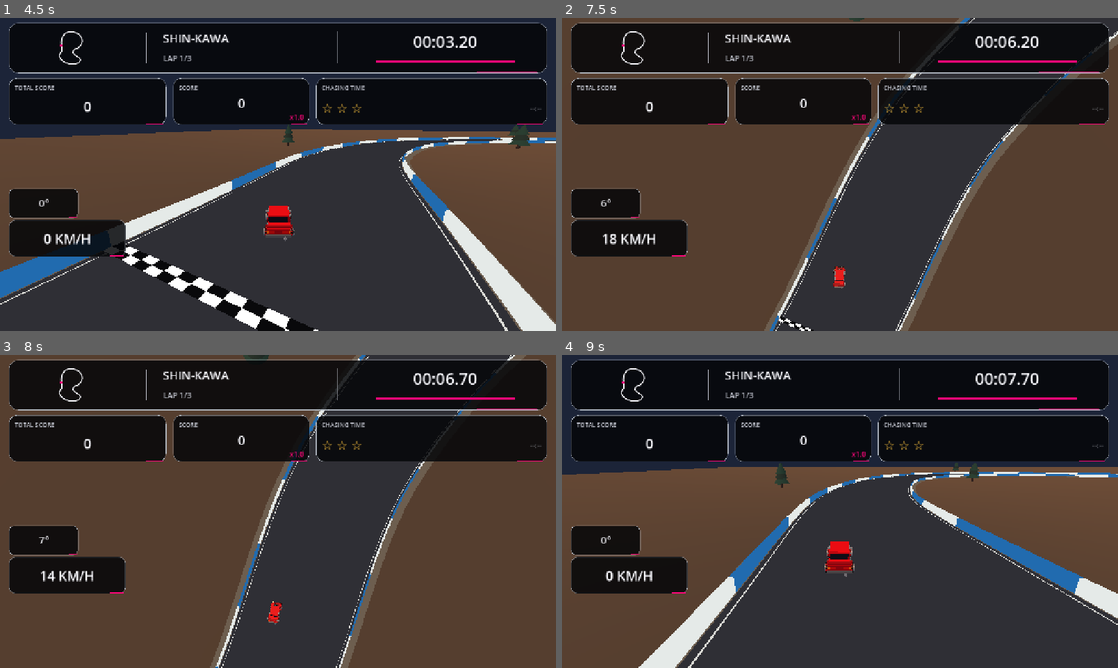
Above: before the commit, frames 1-4 (two rows, left to right).
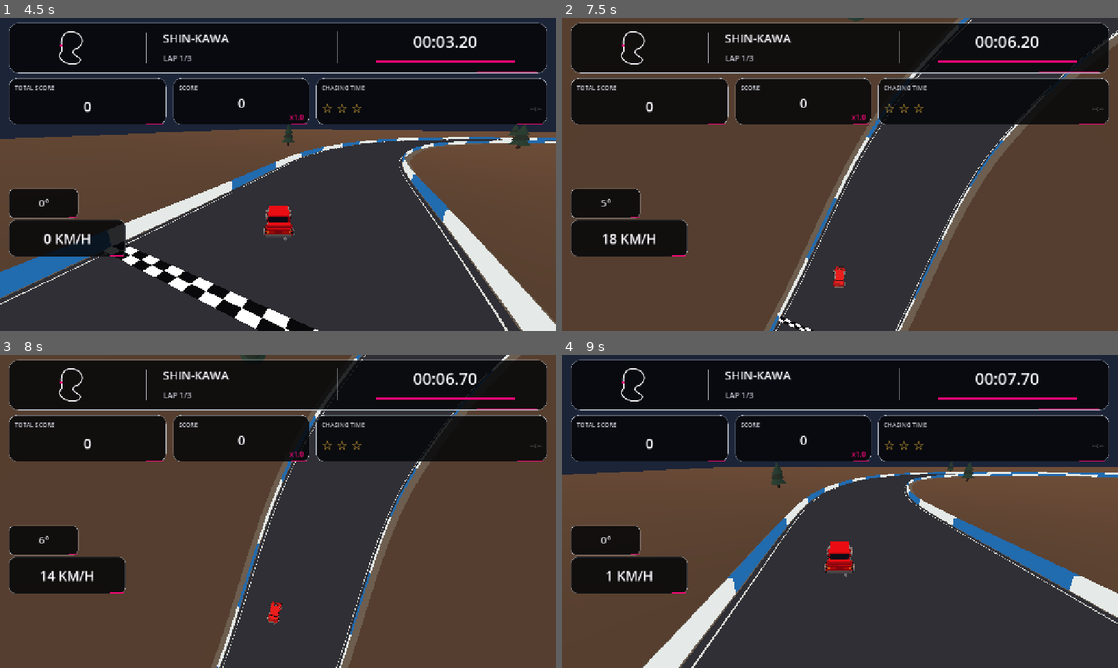
Above: after the commit, the same moments.

Repository: karllondor/Nitro-Wheelz-
Game: Godot game, scene res://scenes/boot.tscn
The game is run twice, just before and just after one commit, with the same random seed, the same clock (stepped at 60 frames per second) and the same inputs.
Inputs (mouse positions are in pixels of both pictures, inside the frame that each line leads up to):
- Up to frame 1 (4.5 s): click "SHIN-KAWA • ORIGINAL" at 0.5 s; tap Enter at 1.25 s; move the mouse to (250, 237) at 1.27 s; hold W (move_up) 1.28-2 s; hold Space (action_primary) 1.28-2 s; click (250, 237) at 1.42 s; drag from (444, 221) to (250, 237) at 2.02 s; move the mouse to (111, 127) at 2.77 s; hold A (move_left) 2.78-3.5 s; hold C (camera_toggle) 2.78-3.5 s; drag from (305, 174) to (111, 127) at 3.52 s; move the mouse to (194, 96) at 4.27 s; hold S (brake) from 4.28 s (still down); hold Space (action_primary) from 4.28 s (still down)
- Up to frame 2 (7.5 s): release S (brake) at 5 s; release Space (action_primary) at 5 s; drag from (962, 158) to (756, 96) at 5.02 s; move the mouse to (728, 190) at 5.77 s; hold W (move_up) 5.78-6.5 s; hold C (camera_toggle) 5.78-6.5 s; click (728, 190) at 5.92 s; drag from (895, 105) to (728, 190) at 6.52 s; move the mouse to (812, 237) at 7.27 s; hold D (move_right) from 7.28 s (still down); hold Space (action_primary) from 7.28 s (still down)
- Up to frame 3 (8 s): keep holding D (move_right); keep holding Space (action_primary)
- Up to frame 4 (9 s): release D (move_right) at 8 s; release Space (action_primary) at 8 s; drag from (1006, 558) to (812, 574) at 8.02 s; move the mouse to (673, 464) at 8.77 s; hold S (brake) from 8.78 s (still down); hold C (camera_toggle) from 8.78 s (still down)

Frame 1 is identical in both runs. In frame 2, 0.4% of the frame differs, in the area x 7-100%, y 0-100%; in frame 3, 1.4%; in frame 4, 1.8%, in the area x 2-100%, y 34-100%.

Commit message:
fix(v0.1.8): one-tick handbrake rear lock and buffered first-steer drift flick

Diff:
--- a/game/scripts/driving/drive_model.gd
+++ b/game/scripts/driving/drive_model.gd
@@ -36,6 +36,7 @@
 var drift_angle: float = 0.0
 var steering_angle: float = 0.0
 var handbrake_previously_held: bool = false
+var handbrake_flick_window: float = 0.0
 
 func reset(p: Vector2, radians: float) -> void:
     position = p
@@ -47,6 +48,7 @@
     drift_angle = 0.0
     steering_angle = 0.0
     handbrake_previously_held = false
+    handbrake_flick_window = 0.0
 
 func speed_mps() -> float:
     return velocity.length()
@@ -104,6 +106,13 @@
     handbrake = clampf(handbrake,0.0,1.0)
     var drift_pressed: bool = handbrake > 0.35 and not handbrake_previously_held
     handbrake_previously_held = handbrake > 0.35
+    if drift_pressed:
+        # Allow the steer finger to arrive slightly after the DRIFT finger.
+        handbrake_flick_window = 0.12
+    elif handbrake <= 0.35:
+        handbrake_flick_window = 0.0
+    else:
+        handbrake_flick_window = maxf(0.0,handbrake_flick_window-dt)
 
     var f: Vector2 = forward()
     var r: Vector2 = right()
@@ -155,9 +164,12 @@
     var target_traction: float = REAR_SLIDE_GRIP if sliding else 1.0
     if handbrake > 0.1 and speed > 1.5:
         target_traction = HANDBRAKE_GRIP
-    # Handbrake engages in the first 1–2 simulation ticks, not after a long lerp.
-    var response_seconds: float = 0.008 if handbrake > 0.35 else (0.025 if target_traction < rear_traction else REATTACH_SECONDS)
-    rear_traction = move_toward(rear_traction,target_traction,dt/response_seconds)
+    # Hard rear lock on the same physics tick as touch, no grip lerp delay.
+    if handbrake > 0.35 and speed > 1.5:
+        rear_traction = HANDBRAKE_GRIP
+    else:
+        var response_seconds: float = 0.025 if target_traction < rear_traction else REATTACH_SECONDS
+        rear_traction = move_toward(rear_traction,target_traction,dt/response_seconds)
 
     var travel_direction: float = atan2(local_side,slip_forward)
     var slide_fraction: float = clampf((1.0-rear_traction)/(1.0-REAR_SLIDE_GRIP),0.0,1.0)
@@ -196,10 +208,11 @@
     var recovery: float = slide_fraction*hands_off*clampf(speed/7.0,0.0,1.0)
     yaw_accel += travel_direction*recovery*2.7*(1.0-0.22*gas)
     yaw_rate += yaw_accel*dt
-    if drift_pressed and signed_speed > 4.0 and absf(steer) > 0.08:
-        # One-shot flick only on the rising handbrake edge. No repeated
-        # spin while the player keeps DRIFT held.
-        yaw_rate += steer*0.20*clampf(speed/14.0,0.0,1.0)
+    if handbrake_flick_window > 0.0 and signed_speed > 4.0 and absf(steer) > 0.08:
+        # The first valid steer+DRIFT overlap gives a single, immediate
+        # entry impulse. Never repeat it while DRIFT remains pressed.
+        yaw_rate += steer*0.42*clampf(speed/14.0,0.0,1.0)
+        handbrake_flick_window = 0.0
     yaw_rate *= exp(-(YAW_DAMPING+0.6*hands_off*(1.0-slide_fraction))*dt)
     var yaw_ceiling: float = _yaw_rate_limit(speed,slide_fraction)
     yaw_rate = clampf(yaw_rate,-yaw_ceiling,yaw_ceiling)
